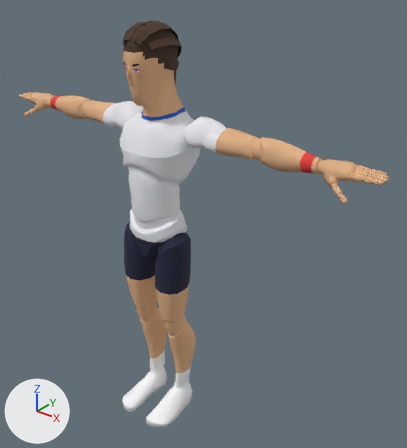
Before and after pictures for a commit that changed the glTF model sweetspot/models/players/p09.glb.
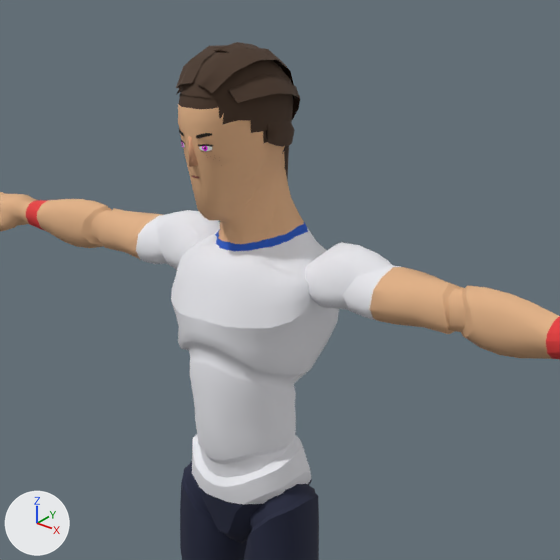
There are two pictures of each version: one whole from a 50 mm lens placed at (1.58, -1.65, 2.11), pointed at (0.15, 0.14, 1.0), one close up on the part from 9% to 75% of the width and 0% to 60% of the height. Every picture has the same lights, and +X, +Y and +Z are marked at lower left. The older version's two pictures come first. Vertices at exactly the same position are counted once.

Names of what the first close-up shows: 'Body', 'Hair' and 2 more.
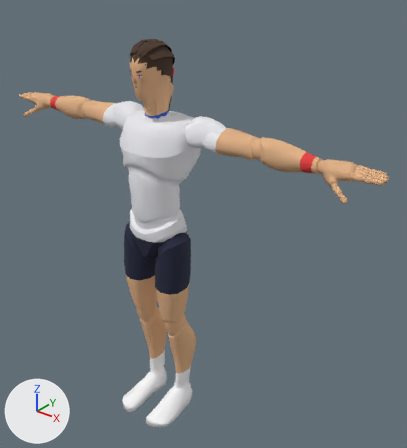
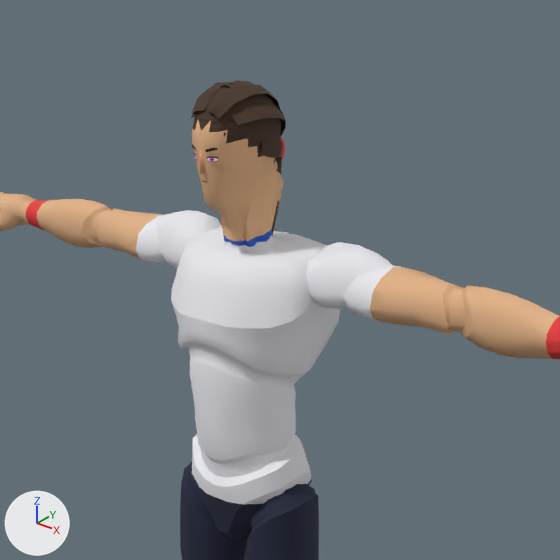
Location of each change, [x1, y1, x2, y2] in pixels of the close-ups (560 x 560 px; the box of a moved part takes in the faces that stretch with it):
'Body', reshaped
    before: [0, 87, 560, 560]
    after: [0, 113, 560, 560]
'Hair', reshaped
    before: [176, 42, 300, 179]
    after: [191, 80, 286, 236]
part 1 of me_mannequin, moved or reshaped
    before: [162, 87, 359, 295]
    after: [162, 113, 359, 295]
part 2 of me_mannequin, surface changed
    before: [182, 95, 202, 109]
    after: [195, 119, 211, 132]
part 3 of me_hair, moved or reshaped
    before: [227, 74, 300, 121]
    after: [230, 102, 286, 137]
part 4 of me_hair, moved or reshaped
    before: [266, 120, 295, 147]
    after: [260, 137, 283, 158]
part 5 of me_hair, moved or reshaped (mostly hidden)
    before: [284, 146, 289, 179]
    after: [272, 137, 285, 236]
part 6 of me_hair, moved or reshaped
    before: [176, 42, 294, 154]
    after: [192, 80, 281, 163]

The edits, one by one:
me_mannequin is used by ob_body; location (0.0, 0.0, 0.0).
me_mannequin had 7372 vertices, 14499 faces and spanned x -0.98..0.98, y -0.21..0.15, z 0.0..1.86.
me_mannequin now has 7376 vertices, 14507 faces and spans x -0.98..0.98, y -0.21..0.16, z 0.0..1.79.
me_mannequin part 1: 255 vertices moved from x -0.22..0.22, y -0.13..0.15, z 1.32..1.86 to x -0.22..0.22, y -0.1..0.15, z 1.33..1.79; 141 vertices removed from x -0.16..0.16, y -0.04..0.13, z 1.45..1.6; 145 vertices added at x -0.16..0.16, y -0.03..0.14, z 1.47..1.61.
me_mannequin part 2: 6 kept faces spanning x -0.03..0.03, y -0.1..0.09, z 1.63..1.75 get new texture (UV) coordinates.
me_hair is used by ob_hair; location (0.0, 0.0, 0.0).
me_hair had 534 vertices, 994 faces and spanned x -0.103..0.103, y -0.115..0.14, z 1.362..1.87.
me_hair now has 534 vertices, 994 faces and spans x -0.079..0.079, y -0.089..0.117, z 1.34..1.803.
me_hair part 3: the loose piece of 30 vertices spanning x 0.0..0.103, y -0.081..0.118, z 1.692..1.826 is multiplied about its middle by the matrix ((0.773, -0.001, -0.009), (-0.017, 0.77, -0.021), (-0.007, 0.0, 0.77)), then moved by (-0.012, -0.004, -0.038).
me_hair part 4: the loose piece of 30 vertices spanning x 0.0..0.093, y -0.012..0.111, z 1.684..1.745 is multiplied about its middle by the matrix ((0.791, 0.014, -0.002), (-0.014, 0.791, -0.003), (0.002, 0.003, 0.791)), then moved by (-0.01, -0.01, -0.028).
me_hair part 5: the loose piece of 110 vertices spanning x -0.039..0.039, y 0.011..0.14, z 1.362..1.719 is moved by (0.0, -0.022, -0.023).
me_hair part 6: 304 of 534 vertices moved; they spanned x -0.085..0.085, y -0.115..0.135, z 1.66..1.87 and now span x -0.066..0.066, y -0.089..0.103, z 1.641..1.803; mean shift (0.0, -0.005, -0.046); largest move (0.0, 0.009, 1.87) -> (0.0, 0.006, 1.803).
Other edits to the shape of me_hair do not show in these pictures.
